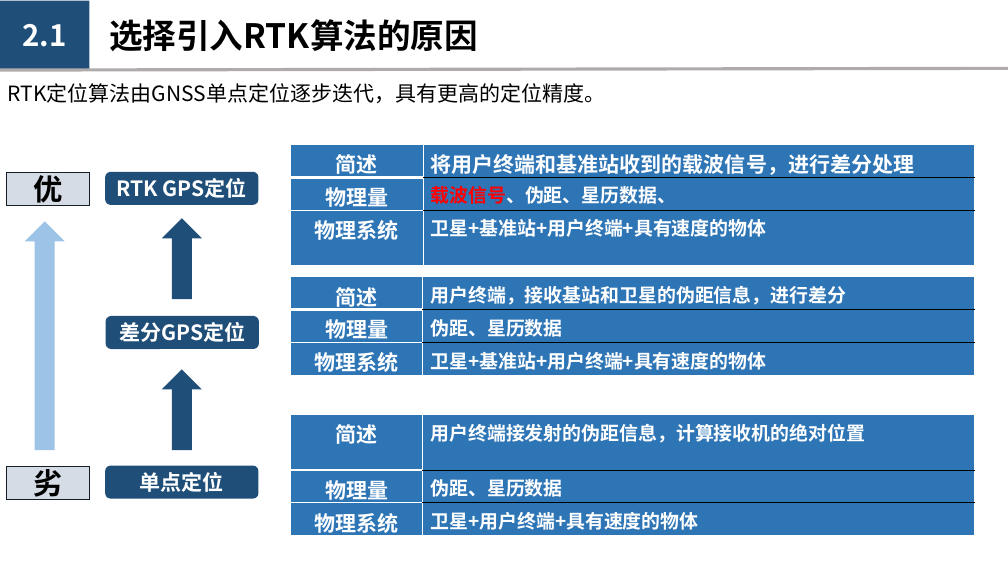
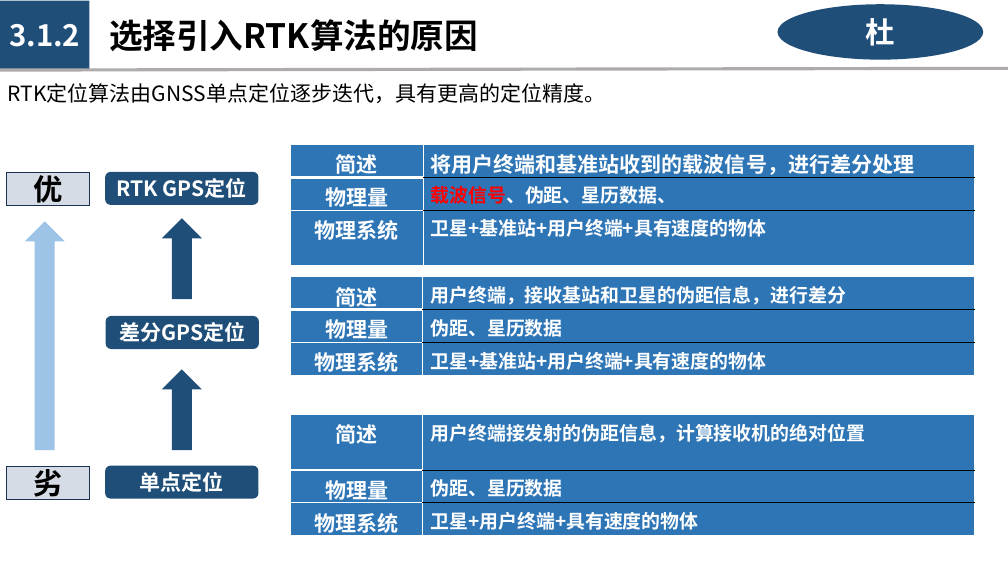
Before and after one commit to kashima19960/ppt-summary, a slide deck: slide 9 of summary/lastest_version/室外定位—项目计划汇报.pptx (slide 11 before the commit). Drawn at 1008x567 pixels with LibreOffice and Linux fonts; fonts in the diff are those of the drawing. Boxes give left, top, right and bottom in pixels: in the first picture for what was removed or moved away, otherwise in the second. Text is boxed around its words. In the diff, an @@ line names an element or a change of style, - is before the commit and + after.

```diff
--- a/summary/lastest_version/室外定位—项目计划汇报.pptx
+++ b/summary/lastest_version/室外定位—项目计划汇报.pptx
@@ text in rectangle at (x1=9, y1=24, x2=80, y2=47): text changed @@
-2.1
+3.1.2
@@ ellipse added at (x1=777, y1=5, x2=983, y2=60), fill #1F4E79, 28 pt, text #FFFFFF, bold @@
+杜
@@ rectangle "优" at (x1=7, y1=172, x2=89, y2=206): outline #151E26 1 pt to #1E3256 1 pt @@
@@ rectangle "劣" at (x1=7, y1=467, x2=89, y2=500): outline #151E26 1 pt to #1E3256 1 pt @@
```
Also in this commit, not shown: 8 other slides changed, 7 slides added, 10 slides removed, 1 other file.
